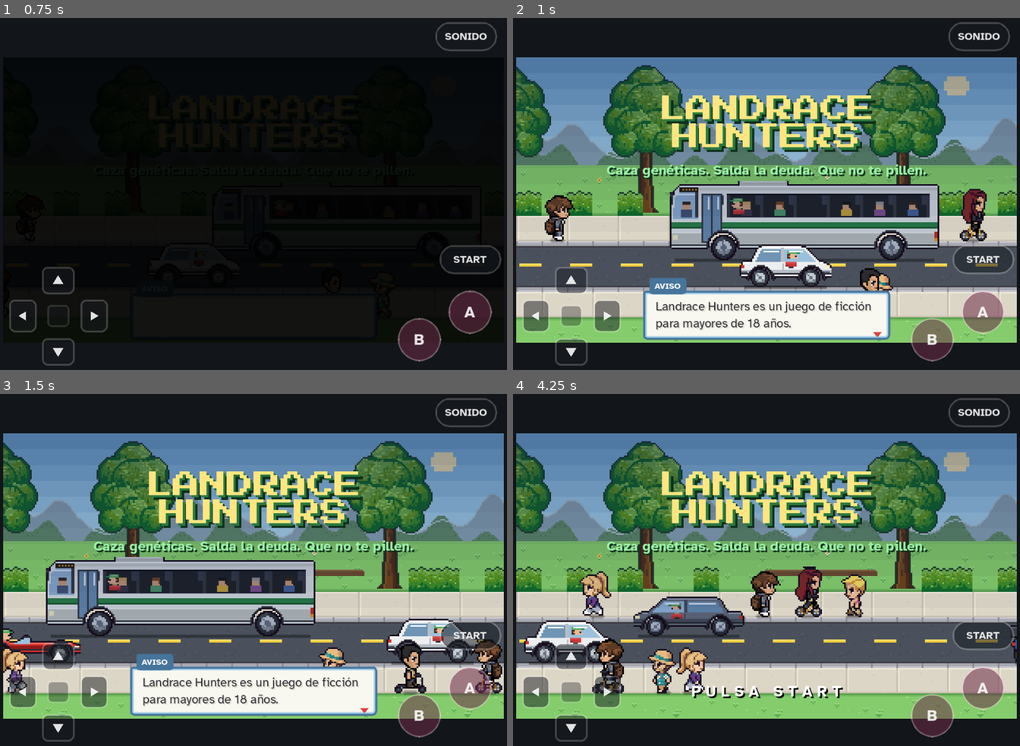
Above: before the commit, frames 1-4 (two rows, left to right).
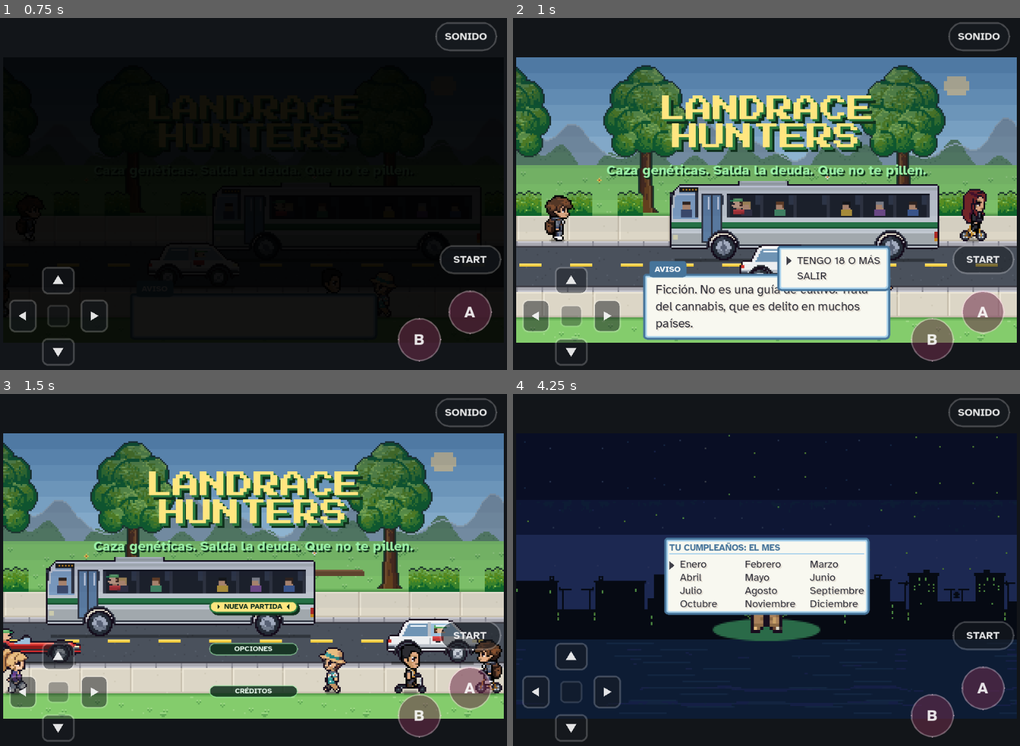
Above: after the commit, the same moments.

Repository: u0921985828-arch/Strainmon
Game: Godot game, scene res://juego.tscn
The game is run twice, just before and just after one commit, with the same random seed, the same clock (stepped at 60 frames per second) and the same inputs.
Inputs (mouse positions are in pixels of both pictures, inside the frame that each line leads up to):
- Up to frame 1 (0.75 s): tap Enter at 0.5 s; move the mouse to (365, 179) at 0.52 s; hold D from 0.53 s (still down); tap Z at 0.6 s; click (365, 179) at 0.67 s
- Up to frame 2 (1 s): keep holding D; tap Space at 0.77 s
- Up to frame 3 (1.5 s): release D at 1.25 s; drag from (152, 594) to (228, 650) at 1.27 s
- Up to frame 4 (4.25 s): move the mouse to (817, 492) at 2.02 s; hold D 2.03-2.75 s; tap Keypad Enter at 2.1 s; click (817, 492) at 2.17 s; drag from (741, 650) to (614, 517) at 2.77 s; move the mouse to (918, 633) at 3.52 s; hold A from 3.53 s (still down); tap X at 3.6 s; click (918, 633) at 3.67 s; tap Space at 3.77 s; tap Escape at 4.15 s

Frame 1 is identical in both runs. In frame 2, 5.7% of the frame differs, in the area x 25-75%, y 64-91%; in frame 3, 8.2%; in frame 4, 79%, in the area x 0-100%, y 11-93%.

Commit message:
Ratón en el ordenador (clic izquierdo A, derecho B) y plugin de WordPress 1.5.6
Co-Authored-By: Claude Opus 5.5 <noreply@anthropic.com>
Claude-Session: https://claude.ai/code/session_01WWCwQsjgK3rvw6gQoSEGYZ

Diff:
--- a/ribera-verde/godot/src/ui.gd
+++ b/ribera-verde/godot/src/ui.gd
@@ -719,6 +719,16 @@
 	KEY_Z: "A", KEY_SPACE: "A", KEY_ENTER: "A", KEY_KP_ENTER: "A", KEY_J: "A", KEY_X: "B", KEY_ESCAPE: "B", KEY_BACKSPACE: "B", KEY_K: "B", KEY_SHIFT: "B",
 	KEY_M: "START", KEY_TAB: "START", KEY_P: "MOVIL"}   # i18n-no
 const DIRS := ["up", "down", "left", "right"]
+# en el ordenador (lo pidió el usuario: «los botones A y B, el clic izquierdo y el derecho»): el izquierdo que no cae en un mando,
+# un menú ni el diálogo (esos lo atienden antes) es A; el derecho es B en cualquier sitio (_input, antes que los menús); el ratón
+# que Godot imita con un dedo, no
+const RATON := {MOUSE_BUTTON_LEFT: "A", MOUSE_BUTTON_RIGHT: "B"}
+func _raton(e: InputEventMouseButton) -> void:
+	var b: String = RATON[e.button_index]
+	get_viewport().set_input_as_handled()
+	set_held(b, e.pressed)
+	if e.pressed:
+		press(b)
 
 func set_held(b: String, v: bool) -> void:
 	if held.has(b):
@@ -758,6 +768,9 @@
 	if e is InputEventJoypadButton or e is InputEventJoypadMotion:
 		_joy(e)
 		return
+	if e is InputEventMouseButton and e.button_index == MOUSE_BUTTON_LEFT and e.device != InputEvent.DEVICE_ID_EMULATION:
+		_raton(e)
+		return
 	if not (e is InputEventKey) or not TECLAS.has(e.keycode):
 		return
 	if (name_box.visible and name_in.has_focus()) or (import_box.visible and import_te.has_focus()):
@@ -784,6 +797,9 @@
 	if (name_box.visible or import_box.visible) and e is InputEventKey and e.pressed and not e.echo and e.keycode == KEY_ESCAPE:   # Esc = B en la caja de texto
 		get_viewport().set_input_as_handled()
 		press("B")
+		return
+	if e is InputEventMouseButton and e.button_index == MOUSE_BUTTON_RIGHT and e.device != InputEvent.DEVICE_ID_EMULATION:
+		_raton(e)
 		return
 	var dedo = null
 	if e is InputEventScreenTouch:
--- /dev/null
+++ b/ribera-verde/godot/tests/raton.gd
@@ -0,0 +1,102 @@
+# Landrace Hunters (Godot) — teclado y ratón en el ordenador (lo pidió el usuario: «los controles conectados al AWSD y el
+# botón A y B, que sea el clic izquierdo y derecho»).
+#  · W A S D son las flechas; el clic izquierdo en el mundo es A y el derecho es B (también encima de un menú); el izquierdo
+#    sobre un mando aprieta ese mando y no A; el ratón que Godot imita con un dedo no aprieta nada.
+#   $GODOT --headless --path godot --script res://tests/raton.gd -- --sin-arranque   → «raton: N comprobaciones, 0 fallos»
+extends SceneTree
+
+const Datos = preload("res://src/datos.gd")
+const Juego = preload("res://src/juego.gd")
+
+var J
+var n := 0
+var fallos := []
+var got := []
+
+func _initialize() -> void:
+	Datos.PLAY = false
+	_corre.call_deferred()
+
+func chk(c: bool, txt: String) -> void:
+	n += 1
+	if not c:
+		fallos.append(txt)
+
+func raton(b: int, p: Vector2, emulado := false) -> void:
+	for on in [true, false]:
+		var e := InputEventMouseButton.new()
+		e.button_index = b
+		e.position = p
+		e.global_position = p
+		e.pressed = on
+		if emulado:
+			e.device = InputEvent.DEVICE_ID_EMULATION
+		J.get_viewport().push_input(e)
+
+func tecla(k: int) -> void:
+	for on in [true, false]:
+		var e := InputEventKey.new()
+		e.keycode = k
+		e.pressed = on
+		J.get_viewport().push_input(e)
+
+func _corre() -> void:
+	Juego.GUARDADO = "user://prueba-raton.json"
+	Juego.AJUSTES = "user://prueba-raton-ajustes.json"
+	J = Juego.new()
+	root.add_child(J)
+	for i in 5:
+		await process_frame
+	J.handlers.clear()
+	J.push(func(b): got.append(b))
+	# un punto de la pantalla del juego que no sea la cruceta ni un mando
+	var tam: Vector2 = J.get_viewport().get_visible_rect().size
+	var vacio := Vector2(-1, -1)
+	for y in range(8, int(tam.y), 8):
+		for x in range(8, int(tam.x), 8):
+			var p := Vector2(x, y)
+			if vacio.x < 0 and not J.zona_cruz.has_point(p) and J.mando_en(p) == "" and not J.zona_ab.has_point(p):
+				vacio = p
+	chk(vacio.x >= 0, "hay sitio libre en %s" % [tam])
+
+	got.clear()
+	for k in [KEY_W, KEY_A, KEY_S, KEY_D]:
+		tecla(k)
+	chk(got == ["up", "left", "down", "right"], "W A S D, las flechas: %s" % [got])
+
+	got.clear()
+	raton(MOUSE_BUTTON_LEFT, vacio)
+	chk(got == ["A"], "clic izquierdo en el mundo = A: %s" % [got])
+
+	got.clear()
+	raton(MOUSE_BUTTON_RIGHT, vacio)
+	chk(got == ["B"], "clic derecho = B: %s" % [got])
+
+	got.clear()
+	raton(MOUSE_BUTTON_LEFT, vacio, true)
+	raton(MOUSE_BUTTON_RIGHT, vacio, true)
+	chk(got.is_empty(), "el ratón imitado por un dedo no aprieta: %s" % [got])
+
+	if J.botones.has("B"):
+		got.clear()
+		raton(MOUSE_BUTTON_LEFT, J.botones["B"].get_global_rect().get_center())
+		chk(not got.has("A"), "clic izquierdo en el mando B no es A: %s" % [got])
+
+	# un menú abierto: el derecho lo cierra (B) aunque caiga encima
+	J.handlers.clear()
+	var st := {"r": null}
+	var co := func():
+		st.r = await J.menu(["Uno", "Dos"], {})
+	co.call()
+	for i in 3:
+		await process_frame
+	var c: Vector2 = J.menu_box.get_global_rect().get_center() if J.menu_box.visible else vacio
+	raton(MOUSE_BUTTON_RIGHT, c)
+	for i in 3:
+		await process_frame
+	chk(st.r == -1, "clic derecho encima del menú lo cierra: %s" % [st.r])
+
+	print("raton: %d comprobaciones, %d fallos" % [n, fallos.size()])
+	for f in fallos:
+		print("  FALLO " + f)
+	quit(1 if fallos.size() else 0)
Not shown, changed: ribera-verde/CHANGELOG.md
Not shown, changed: ribera-verde/CLAUDE.md
Not shown, added: ribera-verde/descargas/landrace-hunters-1.5.6.zip
Not shown, changed: ribera-verde/tools/tests.sh
Not shown, changed: ribera-verde/wordpress/game/index.html
Not shown, changed: ribera-verde/wordpress/landrace-hunters.php
Not shown, changed: ribera-verde/wordpress/readme.txt
